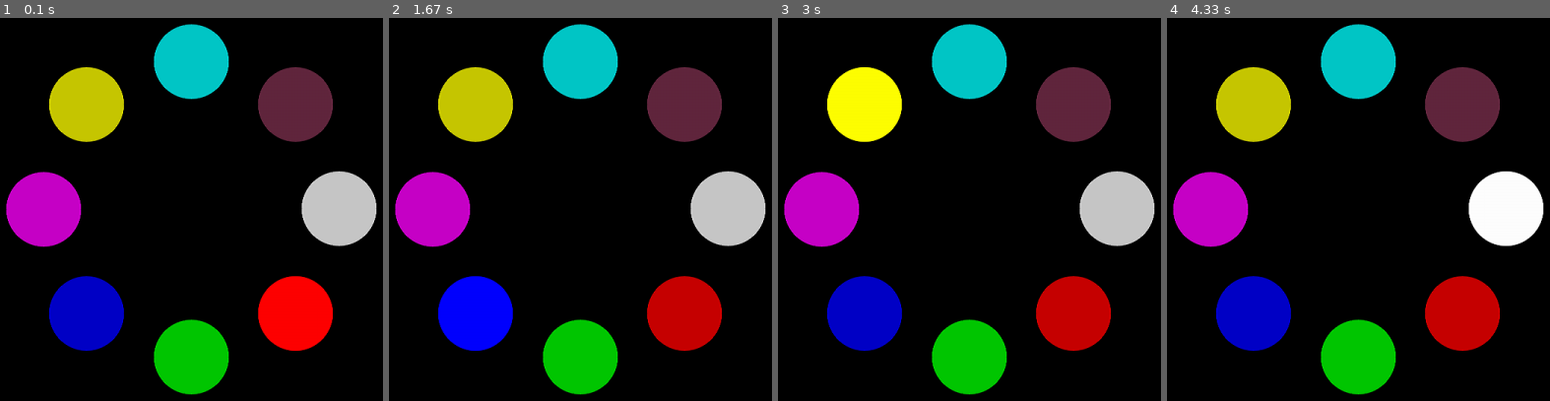
Above: before the commit, frames 1-4 (left to right).
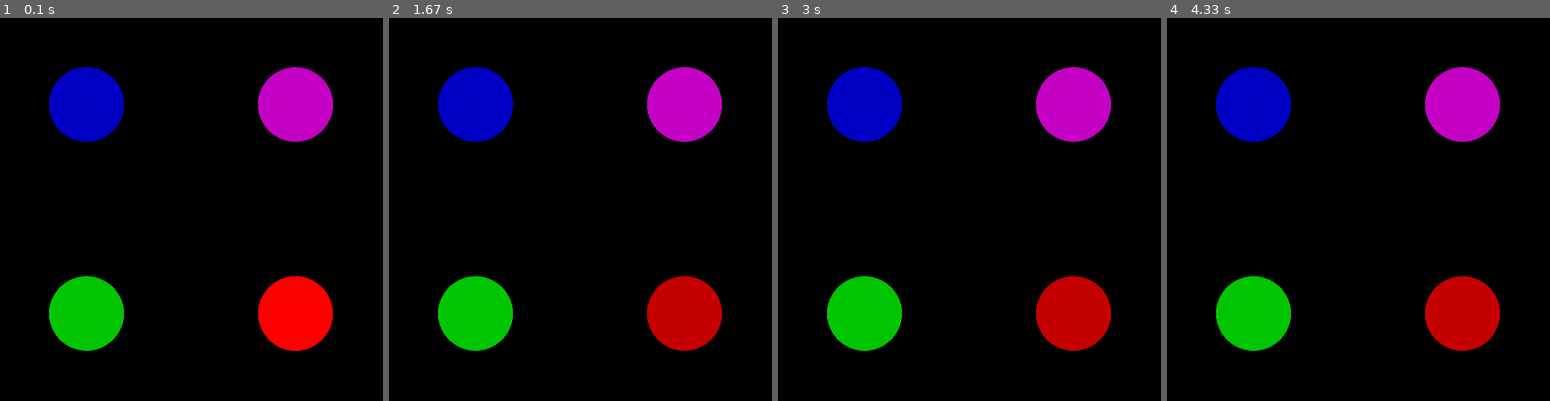
Above: after the commit, the same moments.

Repository: arieltl/genius-pygame
Game: pygame game, started from genius.py
Same seed, same stepped clock (60 frames per second), same inputs: the game is played once before the commit and once after it.
Inputs (mouse positions are in pixels of both pictures, inside the frame that each line leads up to):
- Up to frame 1 (0.1 s): no input
- Up to frame 2 (1.67 s): press the mouse at (outside the picture) at 0.87 s; move the mouse to (outside the picture) at 0.97 s; release the mouse at (outside the picture) at 1.1 s
- Up to frame 3 (3 s): press the mouse at (outside the picture) at 2.2 s; move the mouse to (969, 44) at 2.3 s; release the mouse at (843, 86) at 2.43 s
- Up to frame 4 (4.33 s): no input

The runs differ from the first frame. In frame 1, 21% of the frame differs, in the area x 1-99%, y 1-99%; in frame 2, 21%; in frame 3, 21%; in frame 4, 21%.

Commit message:
adicionando lógica de jogo (WIP)

Diff:
--- a/main_game.py
+++ b/main_game.py
@@ -1,14 +1,28 @@
 import pygame
 import numpy
 import pygame.gfxdraw
+from random import randint
 from math import pi,sin,cos
 from support_classes import Circle, Note
 from CONFIG import HEIGHT,WIDTH, DRAW_RADIUS, COLORS, FREQUENCIES
 
-sequence = [0, 2, 4, 1, 7, 5, 4]
+sequence = []
 input_sequence = []
 circles = []
 actions_list = []
+current_index = 0
+awaiting_input = False
+
+def increment_sequence(window):
+    sequence.append(randint(0, len(circles)-1))
+    play_sequence(window)
+
+def new_input(circle, window):
+    if circles.index(circle) == sequence[current_index]:
+        circle.flash(window)
+        action = {"function": draw_scene,"arguments": (window,), "delay":1000}
+        actions_list.append(action)
+        action = {"function": increment_sequence,"arguments": (window,), "delay":0}
 
 def play_sequence(window):
     global actions_list
@@ -35,7 +49,7 @@
 
 def game_loop(window):
 
-    n = 8
+    n = 4
     for i in range(n):
         circles.append(Circle(50,COLORS[i], FREQUENCIES[i]))
     calculate_scene()
@@ -52,7 +66,8 @@
     draw_scene(window)
     delay = 0
     timer = 0
-    play_sequence(window)
+    increment_sequence(window)
+
     while game:
         # ----- Trata eventos
         dt = clock.tick(FPS)
@@ -82,11 +97,7 @@
 
                         for circle in circles:
                             if circle.colision(event.pos):
-                                circle.flash(window)
-                                action = {"function": draw_scene,"arguments": (window,), "delay":1000}
-                                actions_list.append(action)
-                                print("teste")
-
+                                new_input(circle, window)
 
         # ----- Atualiza estado do jogo
         pygame.display.update()  # Mostra o novo frame para o jogador
